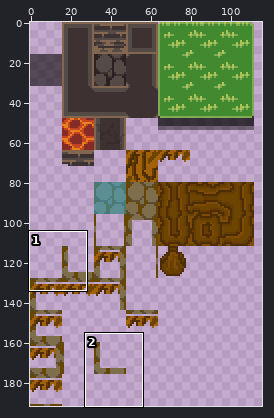
Edited in one commit: sprite sheet (sprites/spr_tileset_cave/layers/36869dbf-ae9d-4b36-9a9a-08e0ab74d417/79fb7a5d-fce3-4b0c-8a28-aee87de335a3.png). Above, an overview of the earlier version with the close-up marked.
Close-up. Before:
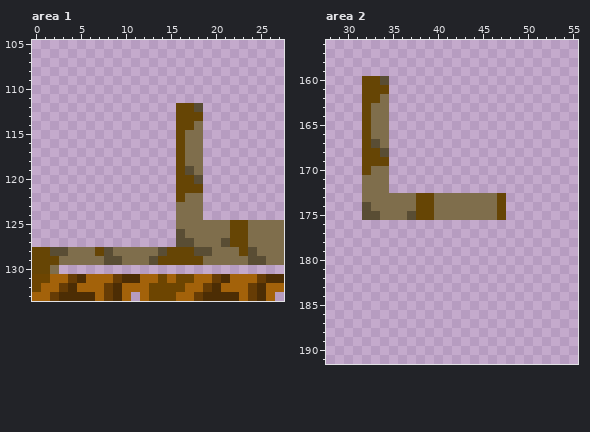
The file is 128x192 pixels. Shown: area 1: x 0..27, y 105..133; area 2: x 28..55, y 156..191. The wide view leaves out empty margins.
The result:
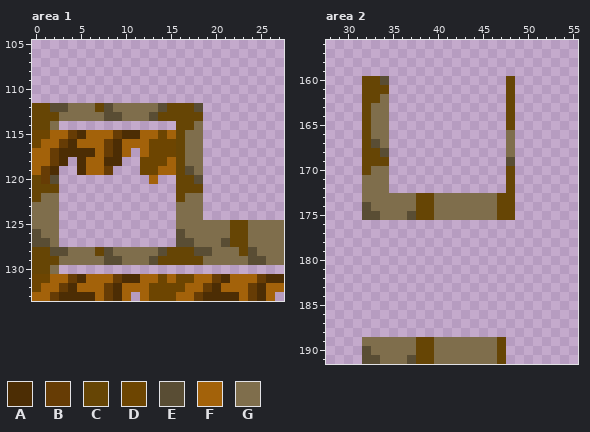
Palette (. is transparent): A #4c2d04  B #663c05  C #664505  D #6d4501  E #594d34  F #a3620a  G #7f6e4c
Changes in this commit:
--- area 1
@@ x 0..17 @@
 111 ..................
-112 ................CC
-113 ................CC
-114 ................CC
-115 ................CG
-116 ................CG
-117 ................CG
-118 ................CG
-119 ................CE
-120 ................CC
-121 ................CC
-122 ................CG
-123 ................GG
-124 ................GG
-125 ................GG
-126 ................EG
-127 ................EE
+112 CCEEGGGCEGGGGGECCC
+113 CCCGGGGGEEGGGECCCC
+114 CCG.............CC
+115 DDFFBAFFFBAAFFDFCG
+116 DFFBAFFFBAFFFDDDCG
+117 FFBAAAAFBAF.FDDDCG
+118 FFBA.AFFAA..DDDFCG
+119 FBA..AFFB...DDFFCE
+120 CBE..........F..CC
+121 CCC.............CC
+122 CGG.............CG
+123 GGG.............GG
+124 GGG.............GG
+125 GGG.............GG
+126 EGG.............EG
+127 EEG.............EE
 128 CCEEGGGCEGGGGGECCC
--- area 2
@@ x 46..50 @@
 159 .....
-160 .....
-161 .....
-162 .....
-163 .....
-164 .....
-165 .....
-166 .....
-167 .....
-168 .....
-169 .....
-170 .....
-171 .....
-172 .....
-173 GC...
-174 GC...
-175 GC...
+160 ..C..
+161 ..C..
+162 ..C..
+163 ..C..
+164 ..C..
+165 ..C..
+166 ..G..
+167 ..G..
+168 ..G..
+169 ..E..
+170 ..C..
+171 ..C..
+172 ..C..
+173 GCC..
+174 GCC..
+175 GCC..
 176 .....
@@ x 28..55 @@
 188 ............................
-189 ............................
-190 ............................
-191 ............................
+189 ....GGGGGGCCGGGGGGGC........
+190 ....EGGGGGCCGGGGGGGC........
+191 ....EEGGGECCGGGGGGGC........
Pixel boxes of the changes (left, top, right, bottom) in both close-ups:
added: (32, 103, 176, 247)
added: (506, 76, 515, 220)
added: (362, 337, 506, 364)
